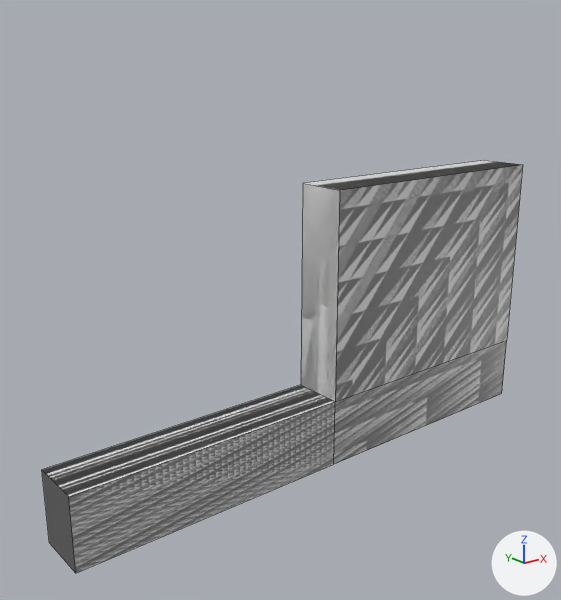
Before and after pictures for a commit that changed the FBX model MaterialEditor/programFiles/models/fbx/Bottom Station (L).fbx.
Before and after are seen from a camera (50 mm lens) standing at (-3.46, -3.95, 0.83) and looking at (-0.26, 0.04, -0.77). Every picture has the same lights, and +X, +Y and +Z are marked at lower right. Mesh edges are drawn as thin lines.

Objects in the first picture: 'Bottom Station (L)_L0', 'Bottom Station (L)_L2'.
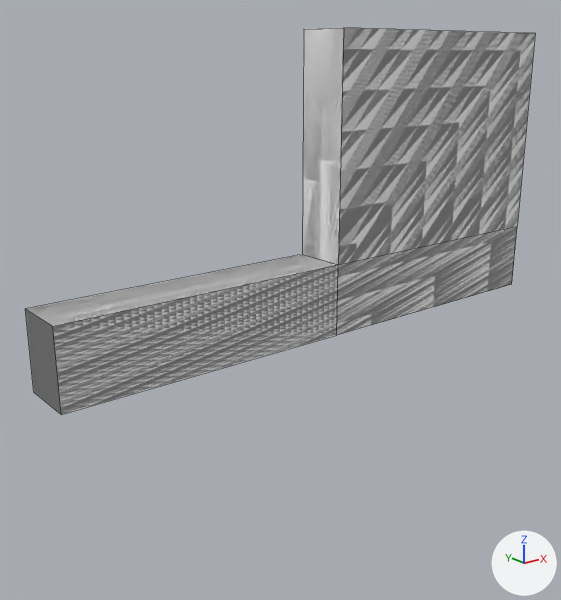
The change, as a diff of the scene's bpy script:
```diff
--- a/MaterialEditor/programFiles/models/fbx/Bottom Station (L).fbx.py
+++ b/MaterialEditor/programFiles/models/fbx/Bottom Station (L).fbx.py
@@ me_cube_005 @@
 me_cube_005.from_pydata(...)  # 16 vertices, 14 faces; spans x -200.0..200.0, y -200.0..0.0, z -12.0..25.0
 # used by ob_bottom_station__l__l2; location = (0.0, 0.0, 0.0); rotation_euler = (1.571, 0.0, 0.0), in degrees (90, 0, 0); scale = (0.01, 0.01, 0.01)
+# me_cube_005 part 1: the whole mesh is moved by (0.0, 100.0, 0.0)
 me_cube_005.materials.append(mat_main)
```

Location of each change, [x1, y1, x2, y2] in pixels of the pictures (561 x 600 px; the box of a moved part takes in the faces that stretch with it):
'Bottom Station (L)_L5', mesh moved (not visible before): after [25, 28, 535, 415]
'Bottom Station (L)_L0', mesh moved: before [42, 160, 523, 573]; after [26, 310, 61, 413]
'Bottom Station (L)_L2', mesh moved (not visible afterwards): before [42, 160, 518, 573]
part 1 of me_cube_005, moved or reshaped: before [42, 160, 523, 573]; after [25, 28, 535, 415]
